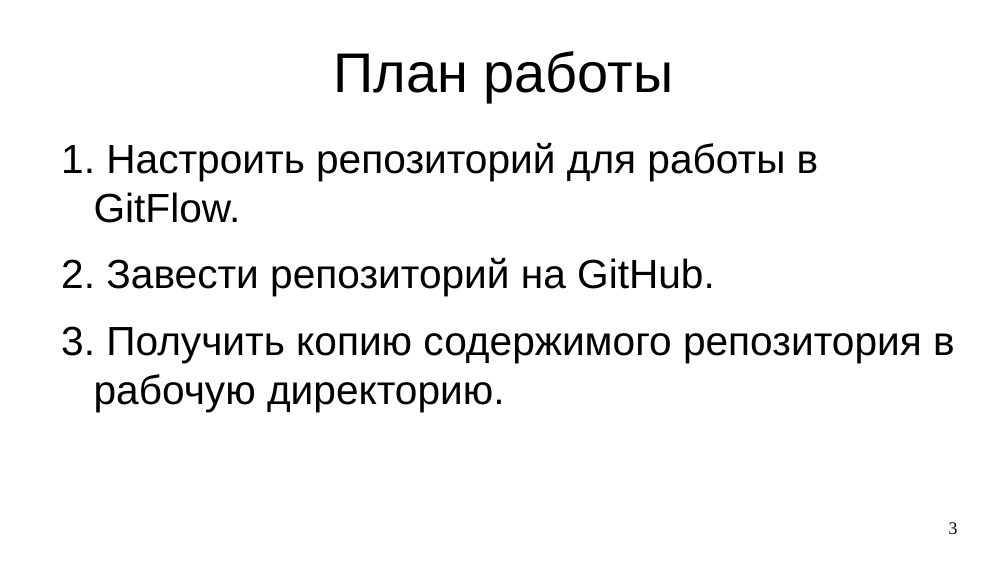
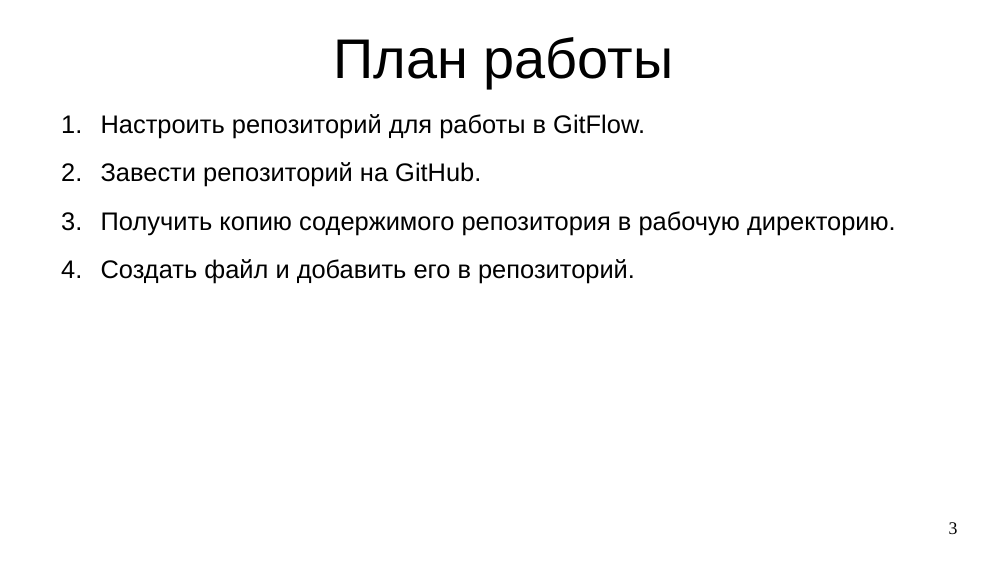
Before and after one commit to steelcraft/stud-lab, a slide deck: slide 3 of Практические занятия/Работа с Git.odp. Drawn at 1008x567 pixels with LibreOffice and Linux fonts; fonts in the diff are those of the drawing. Boxes give left, top, right and bottom in pixels: in the first picture for what was removed or moved away, otherwise in the second. Text is boxed around its words. In the diff, an @@ line names an element or a change of style, - is before the commit and + after.

```diff
--- a/Практические занятия/Работа с Git.odp
+++ b/Практические занятия/Работа с Git.odp
@@ title "План работы": place and size @@
-title "План работы" at bbox=[334, 51, 674, 102]
+title "План работы" at bbox=[334, 37, 674, 88]
@@ text "Настроить репозиторий для работы в ...": place and size @@
-text "Настроить репозиторий для работы в ..." at bbox=[94, 142, 955, 412]
+text "Настроить репозиторий для работы в ..." at bbox=[101, 114, 896, 284]
@@ text at bbox=[101, 114, 896, 235]: size 32 to 20 pt in "Настроить репозиторий для работы в GitFlow.", "Завести репозиторий на GitHub.", "Получить копию содержимого репозитория в рабочую директорию." @@
@@ text at bbox=[101, 259, 635, 284]: paragraph added @@
+4. Создать файл и добавить его в репозиторий.
```
Also in this commit, not shown: 2 other slides changed, 7 slides added.
